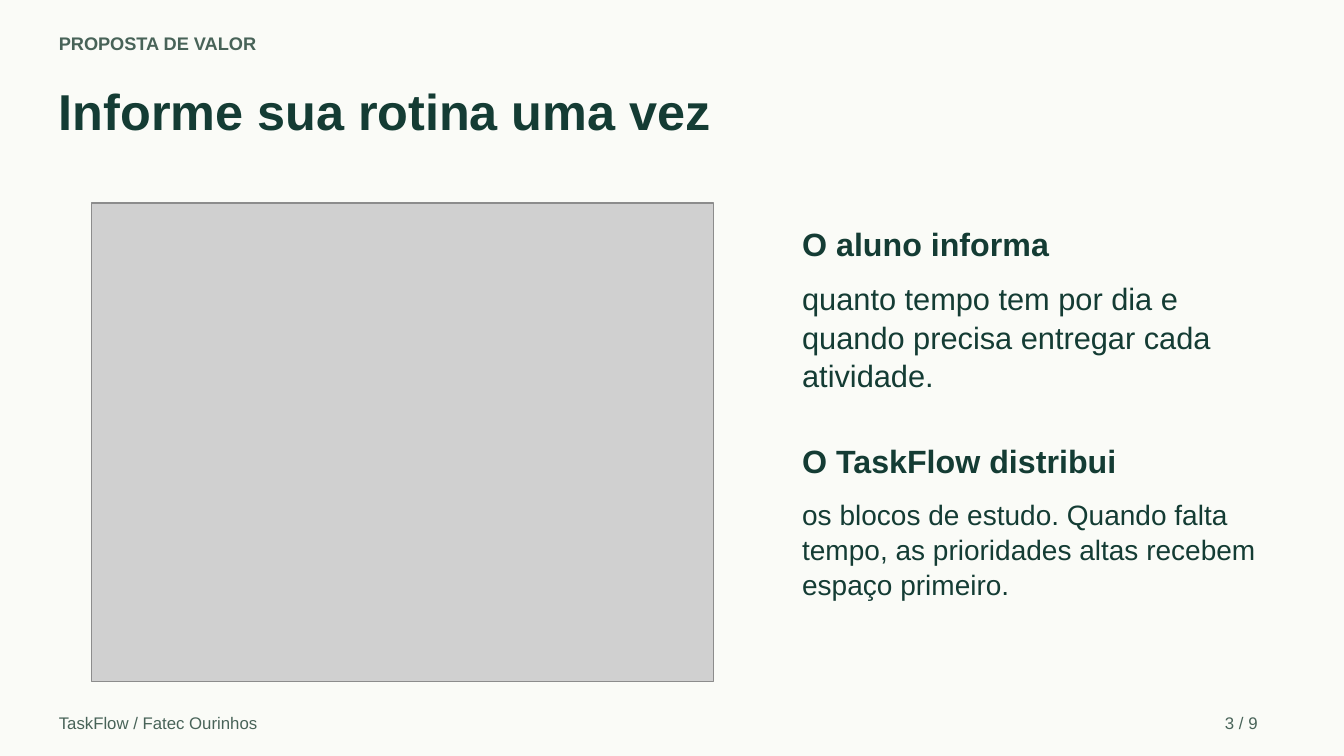
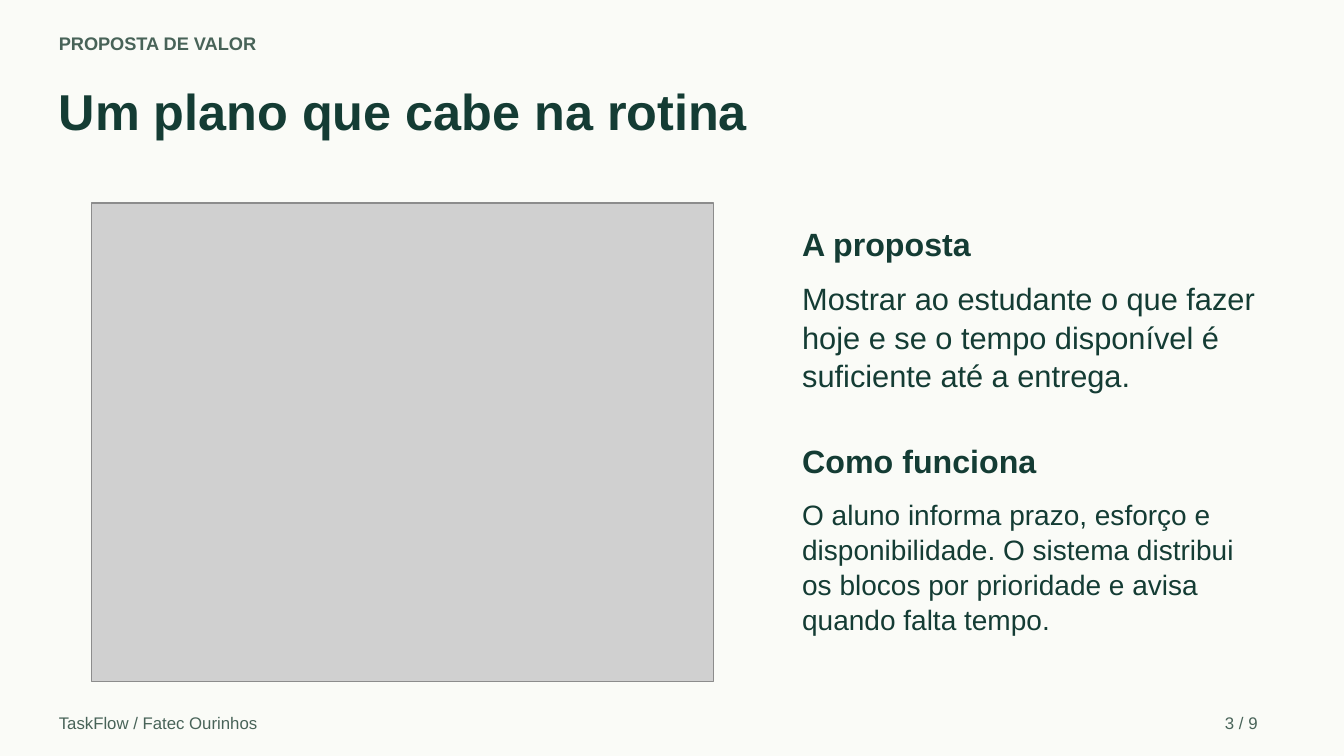
Before and after one commit to Guilherme2846/TaskFlow, a slide deck: slide 3 of docs/TaskFlow_Apresentacao.pptx. Drawn at 1344x756 pixels with LibreOffice and Linux fonts; fonts in the diff are those of the drawing; grey boxes stand for pictures. Boxes give left, top, right and bottom in pixels: in the first picture for what was removed or moved away, otherwise in the second. Text is boxed around its words. In the diff, an @@ line names an element or a change of style, - is before the commit and + after.

Commit message:
Explicita público, problema e proposta nos slides de abertura

```diff
--- a/docs/TaskFlow_Apresentacao.pptx
+++ b/docs/TaskFlow_Apresentacao.pptx
@@ text at (x1=59, y1=93, x2=747, y2=140): text changed @@
-Informe sua rotina uma vez
+Um plano que cabe na rotina
@@ text at (x1=802, y1=234, x2=971, y2=262): text changed @@
-O aluno informa
+A proposta
@@ text at (x1=802, y1=287, x2=1254, y2=316): text changed @@
-quanto tempo tem por dia e
+Mostrar ao estudante o que fazer
@@ text at (x1=802, y1=326, x2=1219, y2=354): text changed @@
-quando precisa entregar cada
+hoje e se o tempo disponível é
@@ text at (x1=802, y1=364, x2=1130, y2=393): text changed @@
-atividade.
+suficiente até a entrega.
@@ text at (x1=802, y1=449, x2=1036, y2=474): text changed @@
-O TaskFlow distribui
+Como funciona
@@ text at (x1=802, y1=504, x2=1211, y2=530): text changed @@
-os blocos de estudo. Quando falta
+O aluno informa prazo, esforço e
@@ text at (x1=802, y1=539, x2=1234, y2=565): text changed @@
-tempo, as prioridades altas recebem
+disponibilidade. O sistema distribui
@@ text at (x1=802, y1=574, x2=1197, y2=600): text changed @@
-espaço primeiro.
+os blocos por prioridade e avisa
@@ text added at (x1=802, y1=609, x2=1050, y2=635), 20 pt, text #143C34 @@
+quando falta tempo.
```
Also in this commit, not shown: 2 other slides changed, 1 other file.
